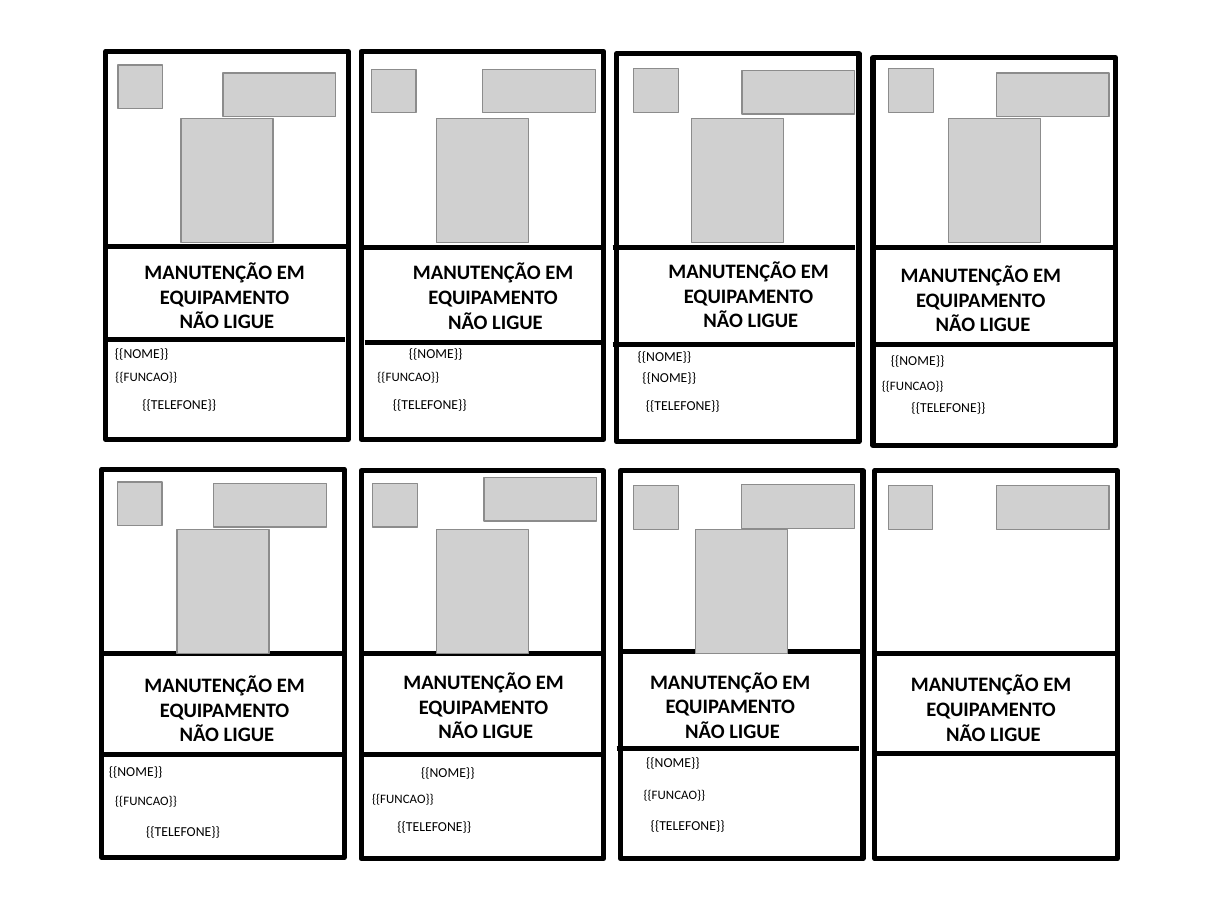
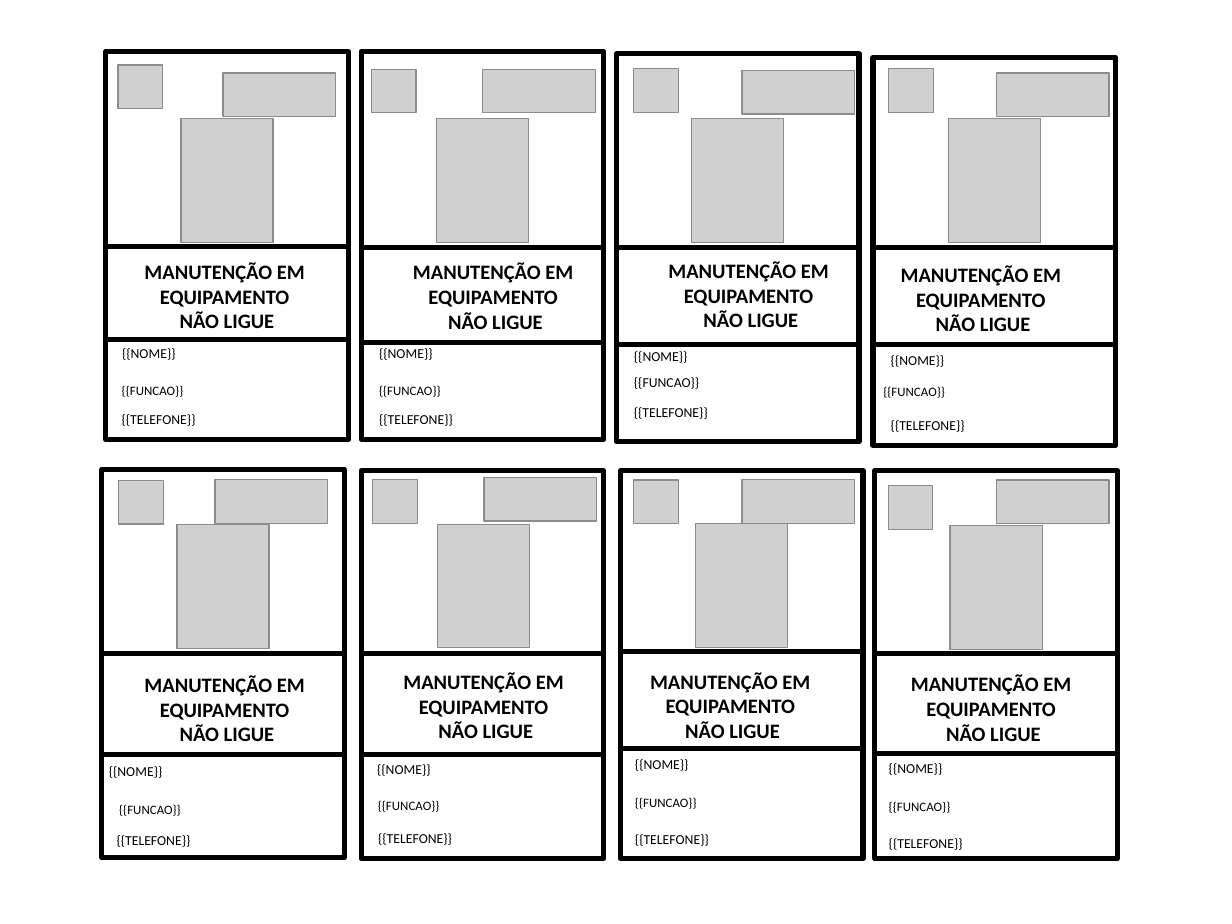
Before and after one commit to mrbonfirelino/emissor-certificados-nr, a slide deck: slide 1 of templates/cards/pptx/ALTEC_PEQUENO.pptx. Drawn at 1232x924 pixels with LibreOffice and Linux fonts; fonts in the diff are those of the drawing; grey boxes stand for pictures. Boxes give left, top, right and bottom in pixels: in the first picture for what was removed or moved away, otherwise in the second. Text is boxed around its words. In the diff, an @@ line names an element or a change of style, - is before the commit and + after.

Commit message:
feat: rename NormaTech + slot 8 manual no ALTEC-PEQUENO (pre-parcela C)
- App renomeado de Certificados NR para NormaTech (classe, titulo, toast)
- ALTEC_PEQUENO.pptx: usuario adicionou shapes do 8o cartao (ainda nomeados
  CARD7_*, correcao vem no proximo commit) + backup ALTEC_PEQUENO_OLD.pptx
- backups/ adicionado ao .gitignore

```diff
--- a/templates/cards/pptx/ALTEC_PEQUENO.pptx
+++ b/templates/cards/pptx/ALTEC_PEQUENO.pptx
@@ text "{{NOME}}" moved from (x1=115, y1=348, x2=169, y2=360) to (x1=122, y1=348, x2=176, y2=360) @@
@@ text "{{NOME}}" moved from (x1=409, y1=348, x2=463, y2=360) to (x1=379, y1=348, x2=433, y2=360) @@
@@ text "{{NOME}}" moved from (x1=642, y1=372, x2=696, y2=384) to (x1=634, y1=351, x2=688, y2=363) @@
@@ text "{{FUNCAO}}" moved from (x1=115, y1=371, x2=177, y2=383) to (x1=122, y1=385, x2=184, y2=397) @@
@@ text "{{FUNCAO}}" moved from (x1=377, y1=371, x2=439, y2=383) to (x1=379, y1=385, x2=441, y2=397) @@
@@ text added at (x1=634, y1=377, x2=699, y2=389), 8 pt, text #000000 @@
+{{FUNCAO}}
@@ text "{{FUNCAO}}" moved from (x1=882, y1=380, x2=944, y2=392) to (x1=883, y1=387, x2=945, y2=398) @@
@@ text "{{TELEFONE}}" moved from (x1=142, y1=399, x2=216, y2=411) to (x1=122, y1=414, x2=196, y2=426) @@
@@ text "{{TELEFONE}}" moved from (x1=393, y1=399, x2=467, y2=411) to (x1=379, y1=414, x2=453, y2=426) @@
@@ text "{{TELEFONE}}" moved from (x1=646, y1=400, x2=720, y2=412) to (x1=634, y1=407, x2=708, y2=419) @@
@@ text "{{TELEFONE}}" moved from (x1=911, y1=402, x2=985, y2=414) to (x1=891, y1=420, x2=965, y2=432) @@
@@ 8 pictures moved together from (x1=177, y1=483, x2=1110, y2=653) to (x1=177, y1=479, x2=1110, y2=648) @@
@@ picture added at (x1=950, y1=526, x2=1042, y2=649) @@
@@ text "{{NOME}}" moved from (x1=646, y1=757, x2=700, y2=769) to (x1=635, y1=759, x2=689, y2=771) @@
@@ text "{{NOME}}" moved from (x1=421, y1=767, x2=475, y2=779) to (x1=377, y1=764, x2=431, y2=776) @@
@@ text "{{NOME}}" moved from (x1=638, y1=351, x2=692, y2=363) to (x1=889, y1=763, x2=943, y2=775) @@
@@ text "{{FUNCAO}}" moved from (x1=115, y1=795, x2=177, y2=807) to (x1=119, y1=804, x2=181, y2=816) @@
@@ text "{{FUNCAO}}" moved from (x1=372, y1=793, x2=434, y2=805) to (x1=378, y1=800, x2=440, y2=812) @@
@@ text "{{FUNCAO}}" moved from (x1=644, y1=789, x2=706, y2=801) to (x1=635, y1=797, x2=697, y2=809) @@
@@ text added at (x1=889, y1=801, x2=951, y2=813), 7.5 pt, text #000000 @@
+{{FUNCAO}}
@@ text "{{TELEFONE}}" moved from (x1=146, y1=826, x2=220, y2=838) to (x1=117, y1=835, x2=191, y2=847) @@
@@ text "{{TELEFONE}}" moved from (x1=397, y1=821, x2=471, y2=833) to (x1=378, y1=833, x2=452, y2=845) @@
@@ text "{{TELEFONE}}" moved from (x1=651, y1=820, x2=725, y2=832) to (x1=635, y1=834, x2=709, y2=846) @@
@@ text added at (x1=889, y1=838, x2=963, y2=850), 8 pt, text #000000 @@
+{{TELEFONE}}
```
Also in this commit, not shown: 15 other files.
